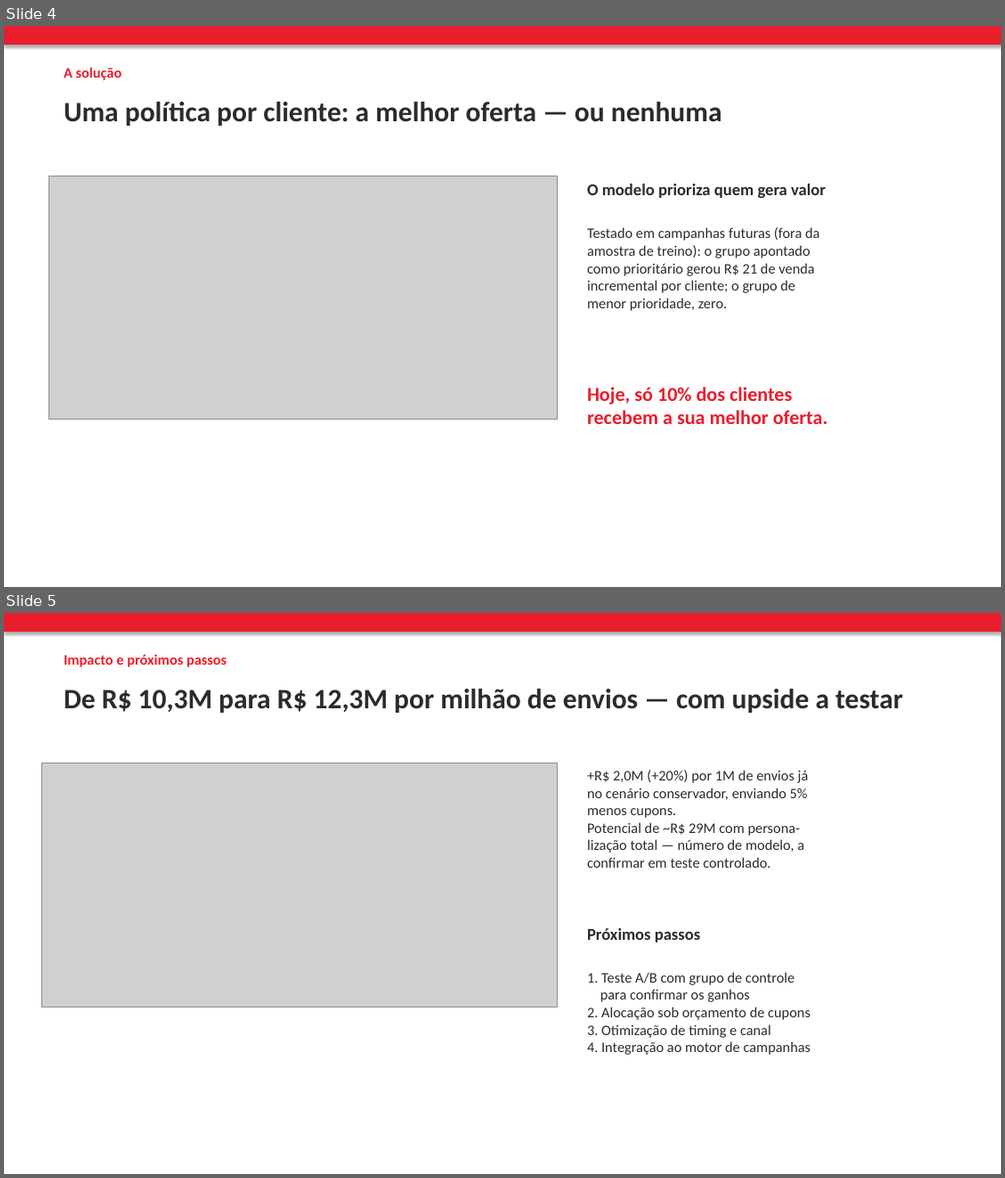
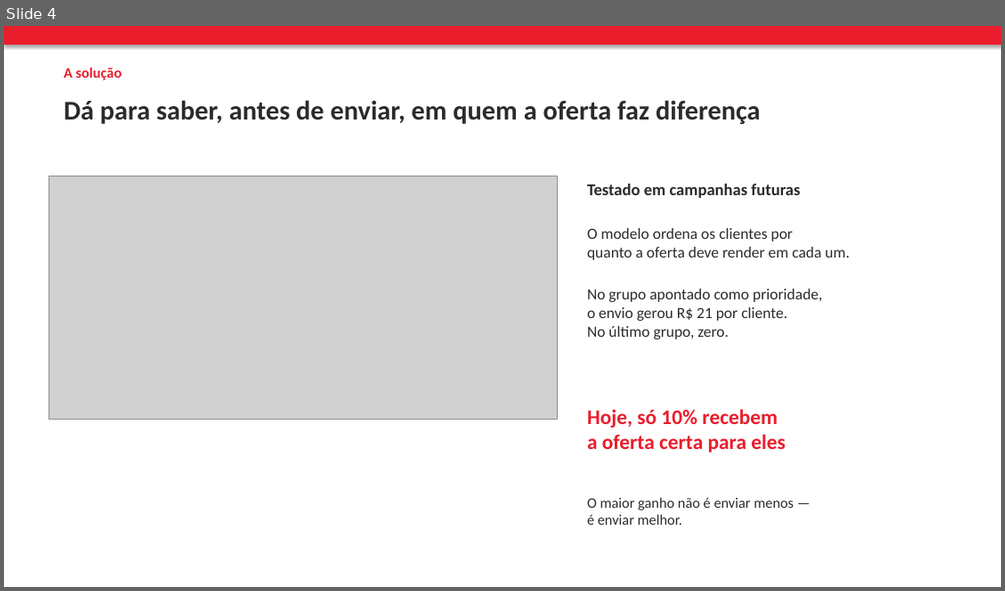
Before and after one commit to velosomn/ifood-case, a slide deck: presentation/ifood_case.pptx. Shown one above the other, each under a label of ours: slides 4 and 5 before the commit, slide 4 after it. The pictures are 1005x1178 and 1005x591 pixels, drawn with LibreOffice and Linux fonts; fonts in the diff are those of the drawing; grey boxes stand for pictures. Boxes give left, top, right and bottom in pixels: in the first picture for what was removed or moved away, otherwise in the second. Text is boxed around its words. In the diff, an @@ line names an element or a change of style, - is before the commit and + after.

```diff
--- a/presentation/ifood_case.pptx
+++ b/presentation/ifood_case.pptx
@@ slide 5 removed at (4,613,1001,1174), background #FFFFFF @@
@@ rectangle removed at (4,613,1001,632) @@
@@ text removed at (64,654,226,667) @@
-Impacto e próximos passos
@@ text removed at (64,689,903,713) @@
-De R$ 10,3M para R$ 12,3M por milhão de envios — com upside a testar
@@ picture removed at (41,763,558,1006) @@
@@ text removed at (587,770,809,868) @@
-+R$ 2,0M (+20%) por 1M de envios já
-no cenário conservador, enviando 5%
-menos cupons.
-Potencial de ~R$ 29M com persona-
-lização total — número de modelo, a
-confirmar em teste controlado.
@@ text removed at (587,928,700,942) @@
-Próximos passos
@@ text removed at (587,972,811,1054) @@
-1. Teste A/B com grupo de controle
-para confirmar os ganhos
-2. Alocação sob orçamento de cupons
-3. Otimização de timing e canal
-4. Integração ao motor de campanhas
@@ slide 4 changed as well @@
@@ text at (64,100,760,124): text changed; size 27 to 26 pt @@
-Uma política por cliente: a melhor oferta — ou nenhuma
+Dá para saber, antes de enviar, em quem a oferta faz diferença
@@ text at (587,184,800,198): text changed @@
-O modelo prioriza quem gera valor
+Testado em campanhas futuras
@@ text at (587,228,850,339): text changed; size 14 to 15 pt @@
-Testado em campanhas futuras (fora da
-amostra de treino): o grupo apontado
-como prioritário gerou R$ 21 de venda
-incremental por cliente; o grupo de
-menor prioridade, zero.
+O modelo ordena os clientes por
+quanto a oferta deve render em cada um.
+No grupo apontado como prioridade,
+o envio gerou R$ 21 por cliente.
+No último grupo, zero.
@@ text at (587,409,785,452): text changed; size 19 to 20 pt @@
-Hoje, só 10% dos clientes
-recebem a sua melhor oferta.
+Hoje, só 10% recebem
+a oferta certa para eles
@@ text added at (587,497,793,524), 14 pt, text #2B2B2B @@
+O maior ganho não é enviar menos —
+é enviar melhor.
```
Also in this commit, not shown: 3 other slides changed, 1 slide added, 4 other files.
